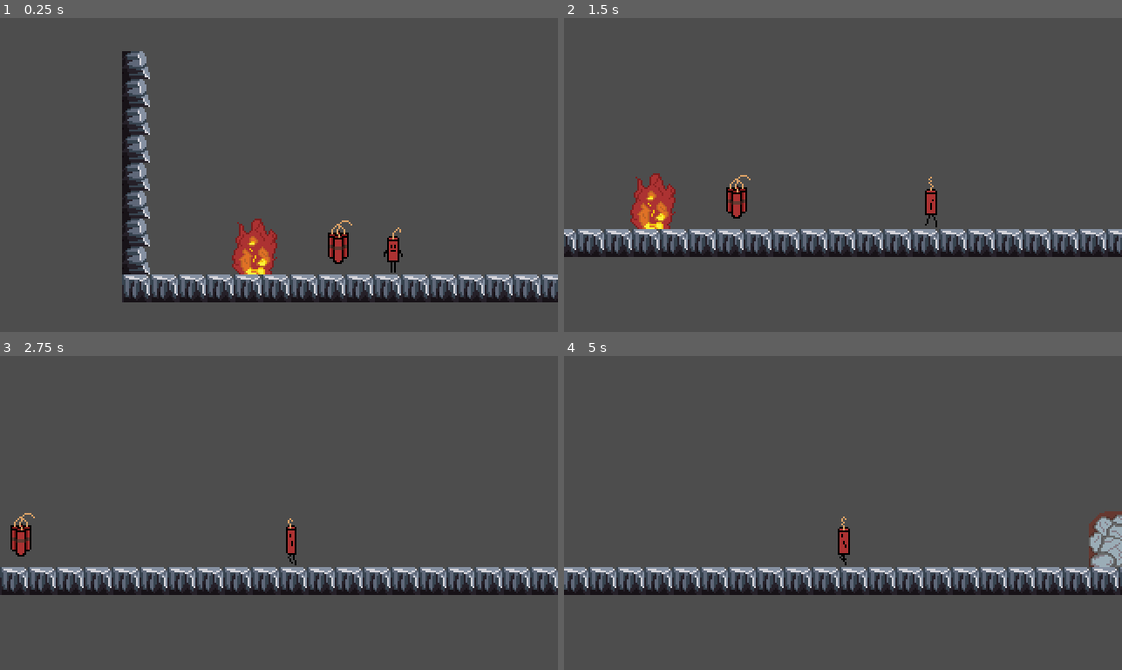
Above: before the commit, frames 1-4 (two rows, left to right).
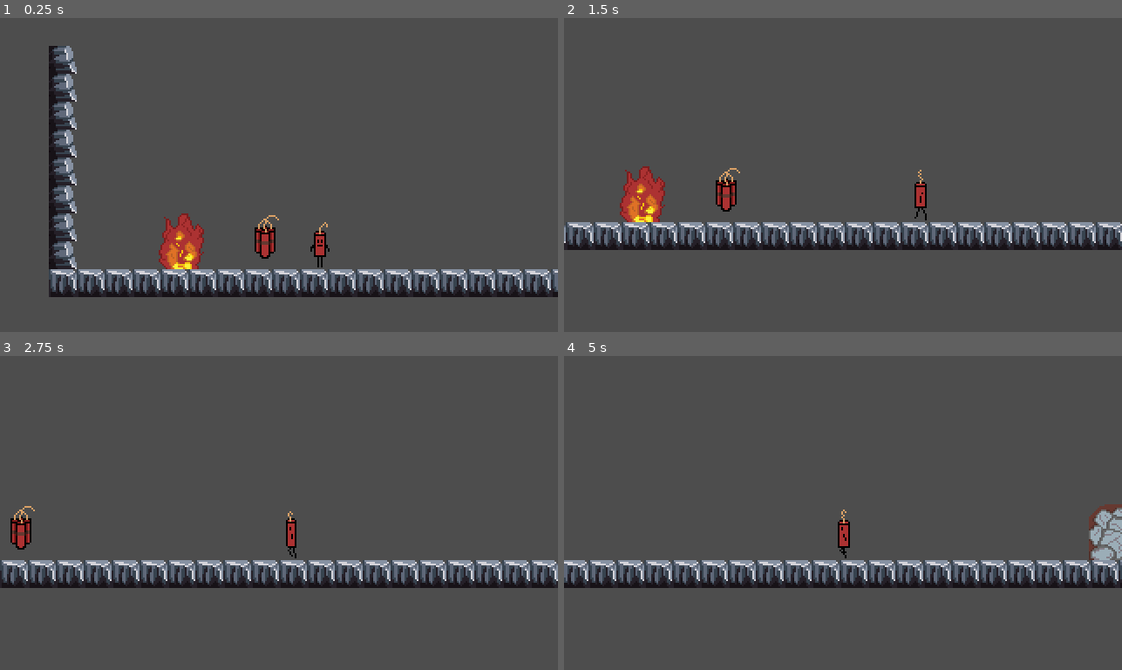
Above: after the commit, the same moments.

Repository: zoepfister/CWTD
Game: Godot game, scene res://scenes/Game.tscn
Two runs of this game, one before a commit and one after it. Both use one fixed random seed, a clock stepped at 60 frames per second and the inputs below. The project has no main scene, so this scene is started directly.
Inputs:
- Up to frame 1 (0.25 s): no input
- Up to frame 2 (1.5 s): hold D (move_right) from 0.53 s (still down); tap Space (jump) at 0.77 s
- Up to frame 3 (2.75 s): tap Space (jump) at 1.52 s; release D (move_right) at 2.03 s; hold A (move_left) from 2.03 s (still down)
- Up to frame 4 (5 s): release A (move_left) at 2.78 s; hold D (move_right) 2.78-4.28 s; tap Space (jump) at 3.02, 3.77, 4.52 s; hold A (move_left) from 4.28 s (still down)

The runs differ from the first frame. In frame 1, 15% of the frame differs, in the area x 8-100%, y 8-91%; in frame 2, 11%; in frame 3, 8.4%; in frame 4, 8.8%.

Commit message:
Adjust level

Diff:
--- a/scenes/Game.tscn
+++ b/scenes/Game.tscn
@@ -6,10 +6,10 @@
 
 [node name="Game" type="Node2D"]
 
-[node name="Player" parent="." instance=ExtResource("1_1iurf")]
-
 [node name="World" type="Node2D" parent="."]
 
 [node name="Level" parent="World" instance=ExtResource("3_24s08")]
 
 [node name="Fire" parent="World" instance=ExtResource("2_w544r")]
+
+[node name="Player" parent="." instance=ExtResource("1_1iurf")]
